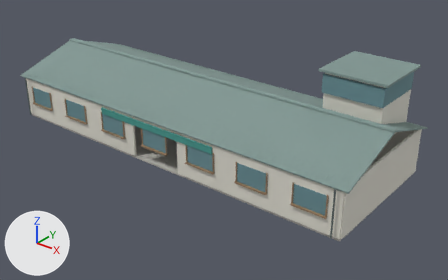
Before and after pictures for a commit that changed the Blender file art/blender/coastal_airport.blend.
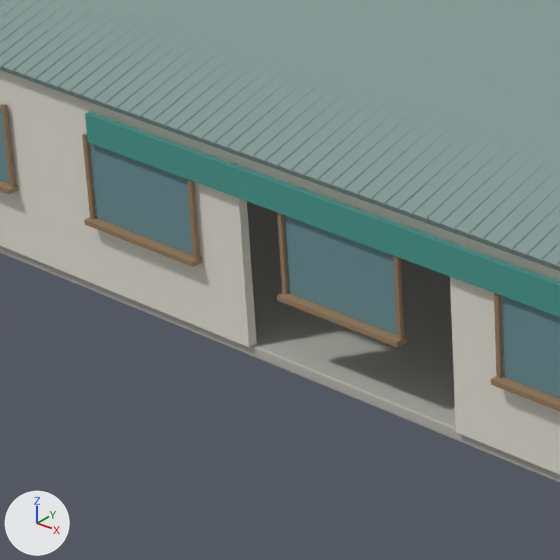
There are two pictures of each version: one whole from a camera (50 mm lens) standing at (26.78, -31.18, 19.8) and looking at (2.0, -0.2, 0.6), one close up on the part from 19% to 44% of the width and 30% to 71% of the height. Arrows for +X, +Y and +Z are at lower left; the lights stay in place. The first two pictures are the older version.

Names of what the first close-up shows: 'concrete', 'glass', 'plaster', 'roof', 'teal', 'wood'.
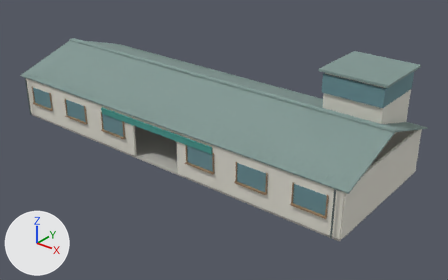
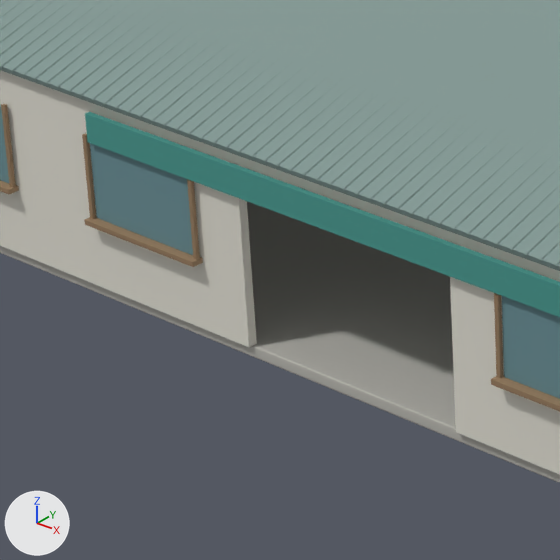
Pixel boxes [x1, y1, x2, y2] of what changed, in the close-ups (560 x 560 px):
part 1 of me_cube_096, deleted (brown): before [277, 213, 289, 294]
part 2 of me_cube_096, deleted (brown): before [277, 293, 407, 347]
part 3 of me_cube_096, deleted (brown): before [393, 256, 404, 339]
part 4 of me_cube_125, deleted (cyan): before [285, 216, 397, 335]

The change, as a diff of the scene's bpy script:
```diff
--- a/art/blender/coastal_airport.blend.py
+++ b/art/blender/coastal_airport.blend.py
@@ me_cube_096 @@
 # used by ob_wood; location = (-12.0, -5.17, 1.13)
-me_cube_096.from_pydata(...)  # 168 vertices, 126 faces; spans x -1.1..25.1, y -0.1..0.1, z 0.0..1.4
+me_cube_096.from_pydata(...)  # 144 vertices, 108 faces; spans x -1.1..25.1, y -0.1..0.1, z 0.0..1.4
+# me_cube_096 part 1: the loose piece of 8 vertices spanning x 10.9, y 0.0..0.1, z 0.0..1.4 is deleted
+# me_cube_096 part 2: the loose piece of 8 vertices spanning x 10.9..13.1, y -0.1..0.1, z 0.0 is deleted
+# me_cube_096 part 3: the loose piece of 8 vertices spanning x 13.1, y 0.0..0.1, z 0.0..1.4 is deleted
 me_cube_096.materials.append(mat_wood)
@@ me_cube_125 @@
 # used by ob_glass; location = (11.0, 2.9, 6.2)
-me_cube_125.from_pydata(...)  # 64 vertices, 48 faces; spans x -24.0..2.1, y -8.0..2.1, z -5.0..0.6
+me_cube_125.from_pydata(...)  # 56 vertices, 42 faces; spans x -24.0..2.1, y -8.0..2.1, z -5.0..0.6
+# me_cube_125 part 4: the loose piece of 8 vertices spanning x -12.1..-9.9, y -8.0, z -5.0..-3.8 is deleted
 me_cube_125.materials.append(mat_glass)
```
